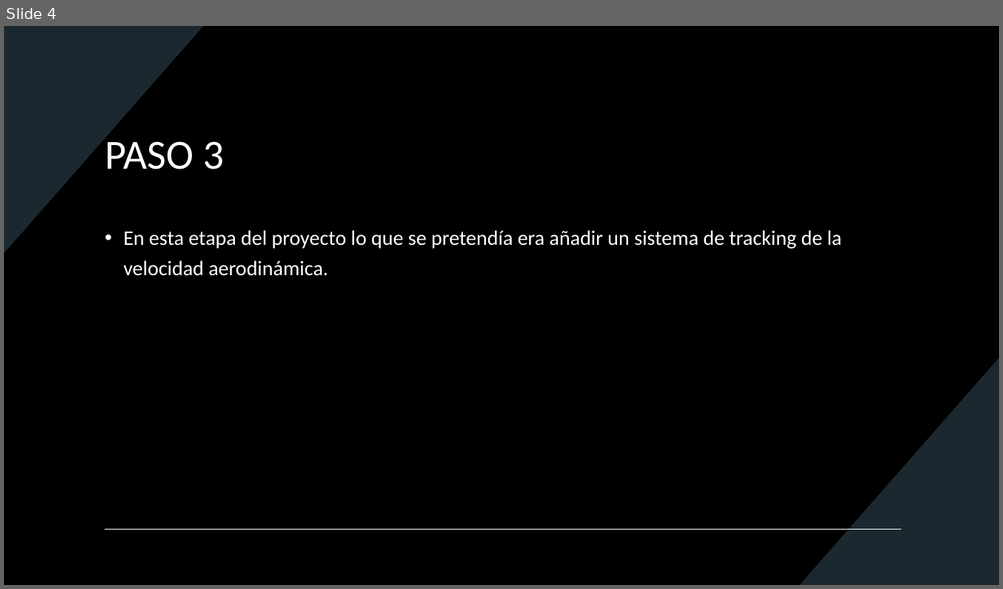
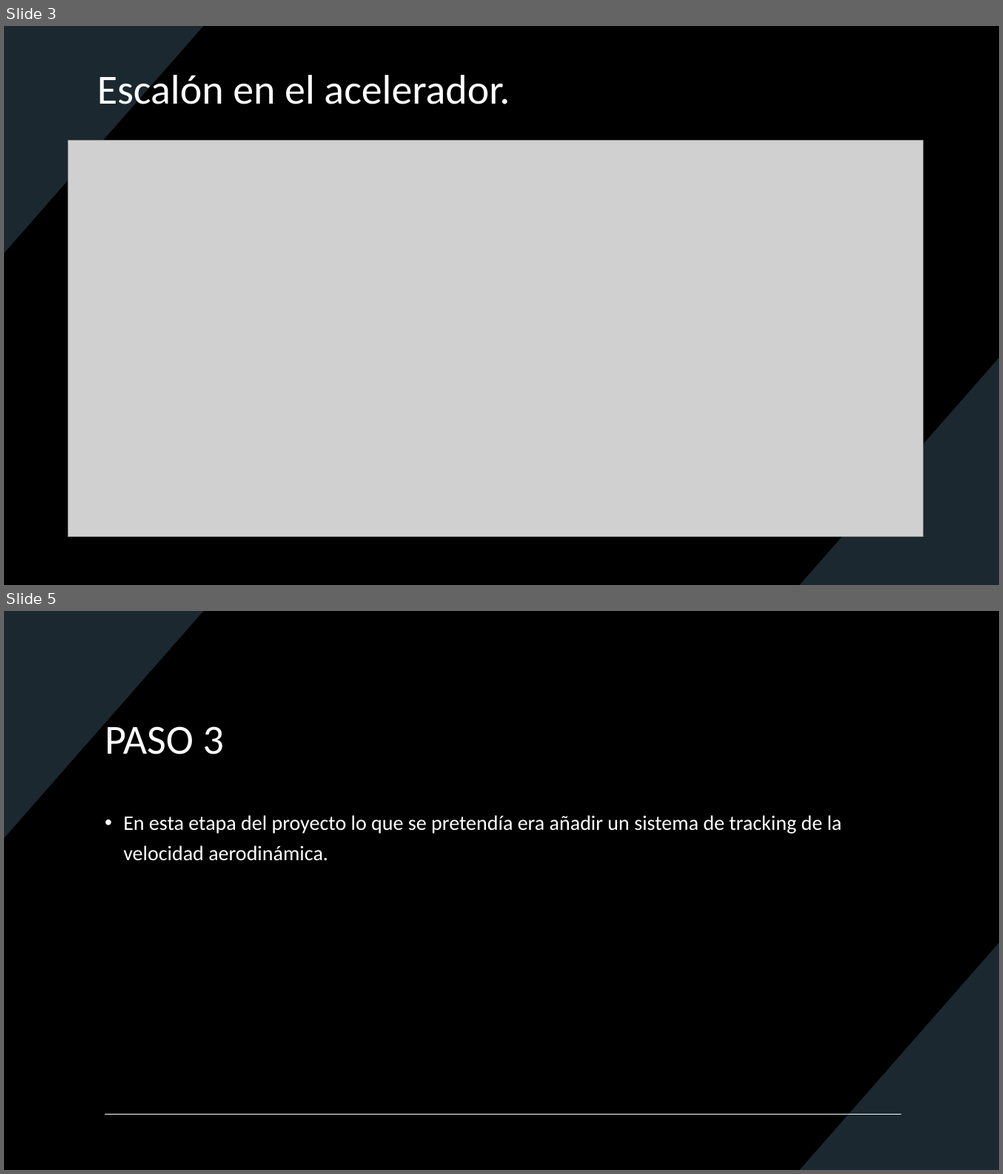
Before and after one commit to SamOctGonzAzpeitia/CyO, a slide deck: Presentacion1.pptx. Shown one above the other, each under a label of ours: slide 4 before the commit, slides 3 and 5 after it; the slides between them are not shown. The pictures are 1003x589 and 1003x1174 pixels, drawn with LibreOffice and Linux fonts; fonts in the diff are those of the drawing; grey boxes stand for pictures. Boxes give left, top, right and bottom in pixels: in the first picture for what was removed or moved away, otherwise in the second. Text is boxed around its words. In the diff, an @@ line names an element or a change of style, - is before the commit and + after.

```diff
--- a/Presentacion1.pptx
+++ b/Presentacion1.pptx
@@ slide 3 added at [4, 26, 999, 585], background #000000; not listed: 2 template elements that a slide beside it also shows @@
@@ title added at [97, 70, 509, 114], 40 pt, text #FFFFFF @@
+Escalón en el acelerador.
@@ picture added at [68, 141, 923, 537] @@
@@ what was slide 4 is now slide 5 @@
```
Also in this commit, not shown: 2 slides changed, 6 other files.
